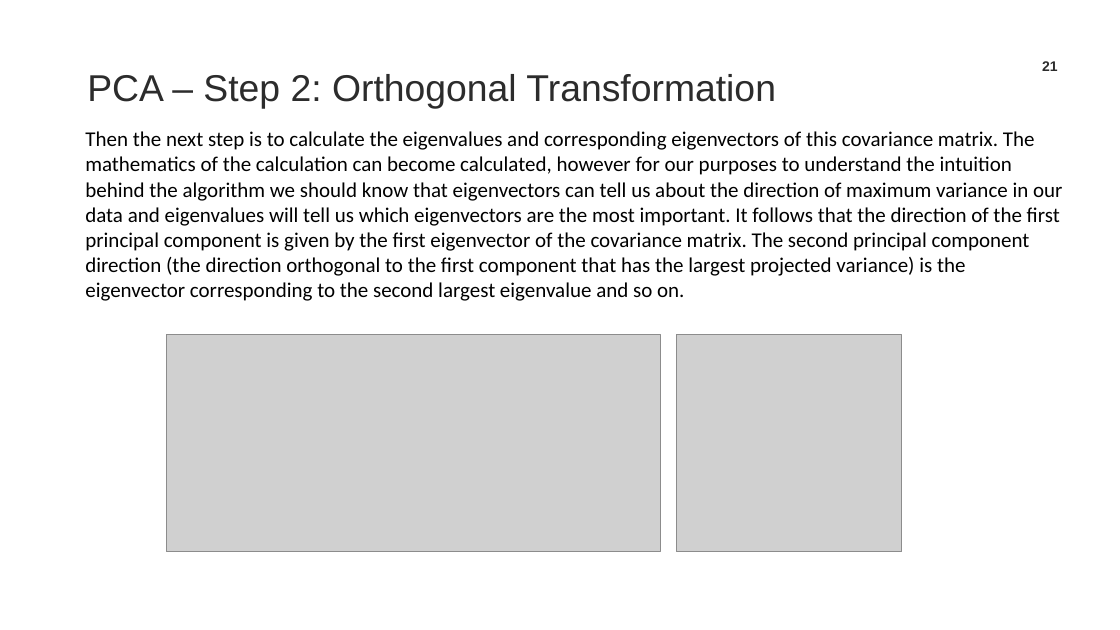
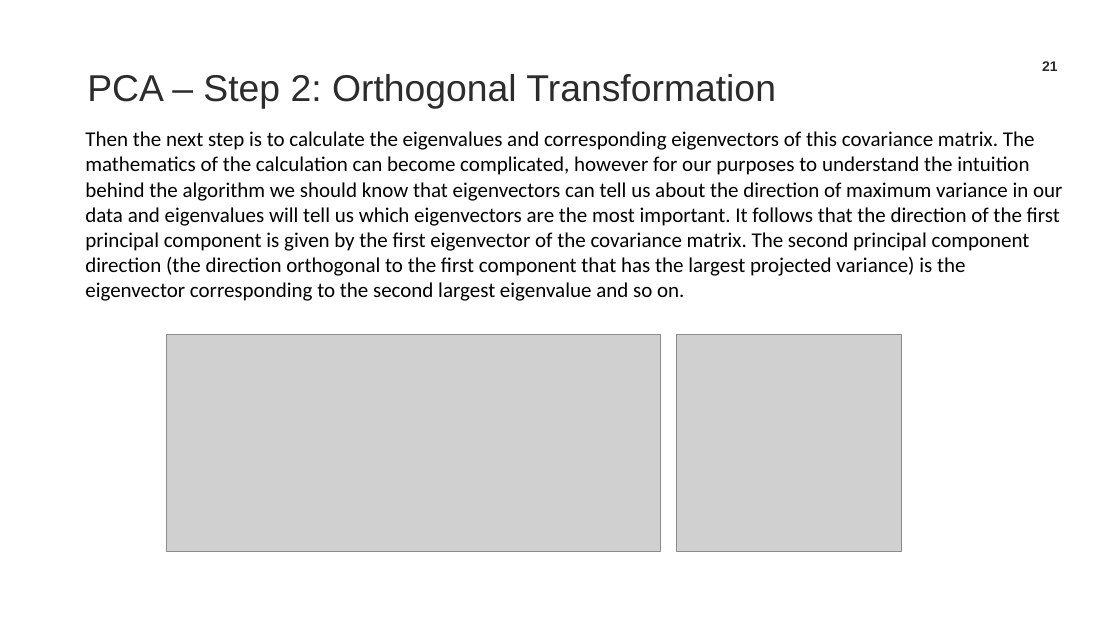
Before and after one commit to TrainingByPackt/Applied-Unsupervised-Learning-with-Python, a slide deck: slide 21 of CH4/Lesson04_Presentation.pptx. Drawn at 1120x630 pixels with LibreOffice and Linux fonts; fonts in the diff are those of the drawing; grey boxes stand for pictures; background and template pictures are left out. Boxes give left, top, right and bottom in pixels: in the first picture for what was removed or moved away, otherwise in the second. Text is boxed around its words. In the diff, an @@ line names an element or a change of style, - is before the commit and + after.

```diff
--- a/CH4/Lesson04_Presentation.pptx
+++ b/CH4/Lesson04_Presentation.pptx
@@ text at (85,131,1062,301): text changed @@
-Then the next step is to calculate the eigenvalues and corresponding eigenvectors of this covariance matrix. The mathematics of the calculation can become calculated, however for our purposes to understand the intuition behind the algorithm we should know that eigenvectors can tell us about the direction of maximum variance in our data and eigenvalues will tell us which eigenvectors are the most important. It follows that the direction of the first principal component is given by the first eigenvector of the covariance matrix. The second principal component direction (the direction orthogonal to the first component that has the largest projected variance) is the eigenvector corresponding to the second largest eigenvalue and so on.
+Then the next step is to calculate the eigenvalues and corresponding eigenvectors of this covariance matrix. The mathematics of the calculation can become complicated, however for our purposes to understand the intuition behind the algorithm we should know that eigenvectors can tell us about the direction of maximum variance in our data and eigenvalues will tell us which eigenvectors are the most important. It follows that the direction of the first principal component is given by the first eigenvector of the covariance matrix. The second principal component direction (the direction orthogonal to the first component that has the largest projected variance) is the eigenvector corresponding to the second largest eigenvalue and so on.
```
Also in this commit, not shown: 3 slides added, 1 other file.
